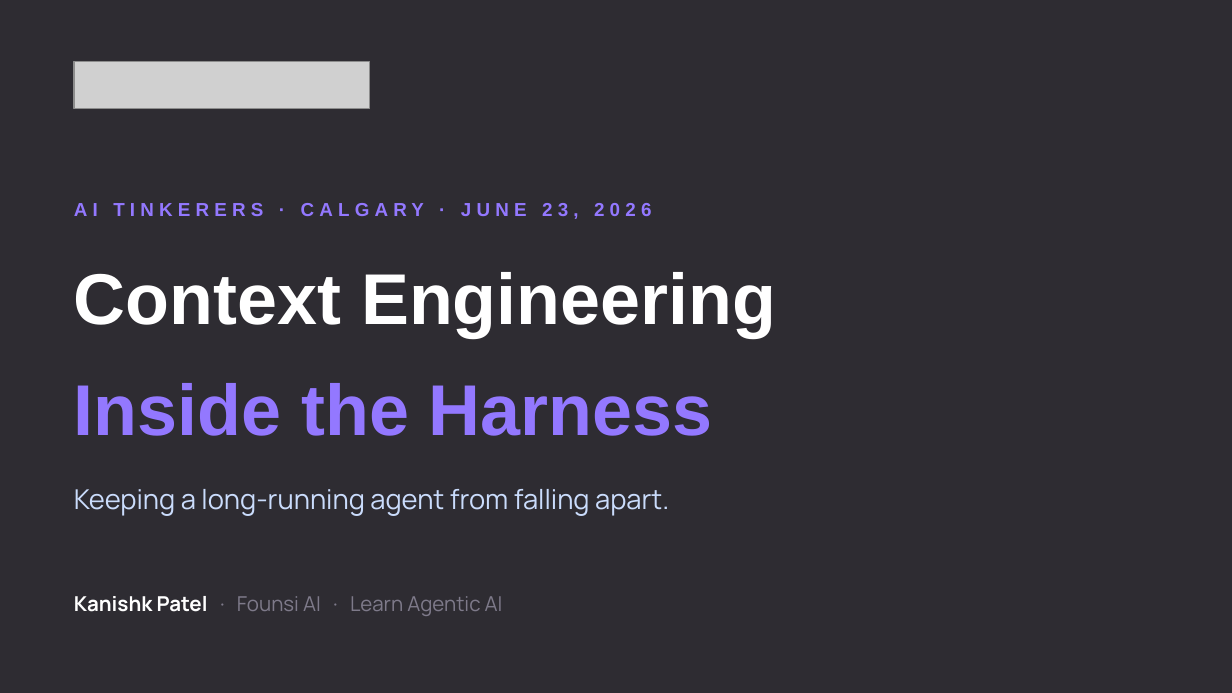
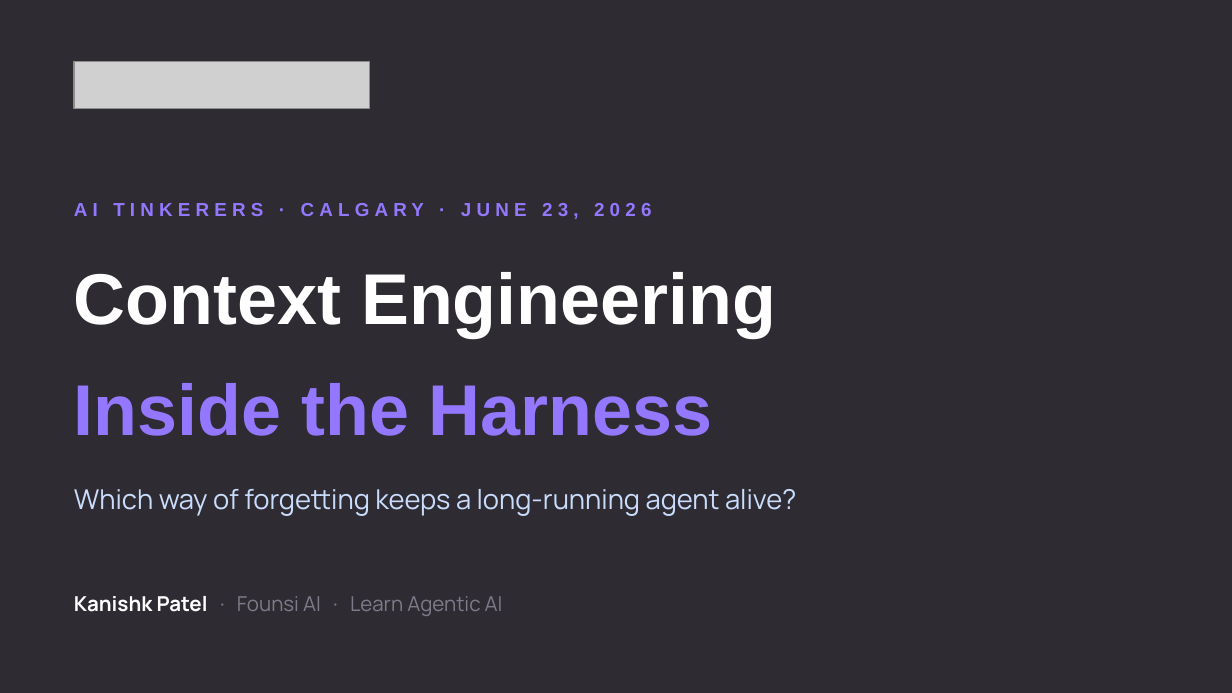
Before and after one commit to kanishkpatel1995/agent-harness, a slide deck: slide 1 of presentation/founsi-context-engineering.pptx. Drawn at 1232x693 pixels with LibreOffice and Linux fonts; fonts in the diff are those of the drawing; grey boxes stand for pictures. Boxes give left, top, right and bottom in pixels: in the first picture for what was removed or moved away, otherwise in the second. Text is boxed around its words. In the diff, an @@ line names an element or a change of style, - is before the commit and + after.

```diff
--- a/presentation/founsi-context-engineering.pptx
+++ b/presentation/founsi-context-engineering.pptx
@@ text at bbox=[74, 489, 796, 516]: text changed @@
-Keeping a long-running agent from falling apart.
+Which way of forgetting keeps a long-running agent alive?
```
Also in this commit, not shown: 15 other slides changed, 24 slides added, 12 slides removed, 1 other file.
